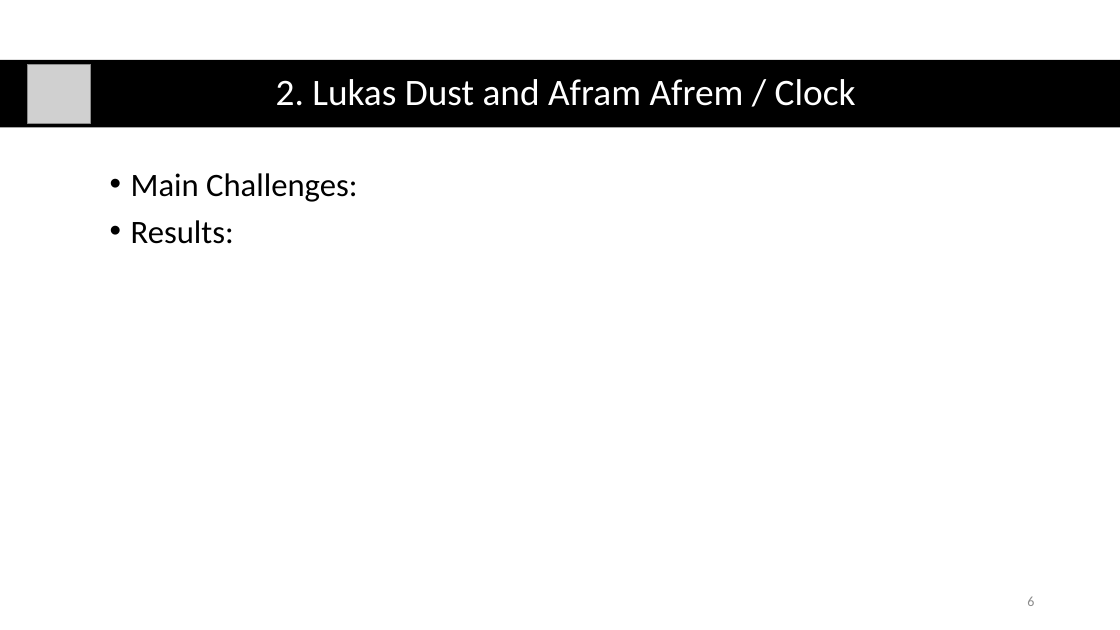
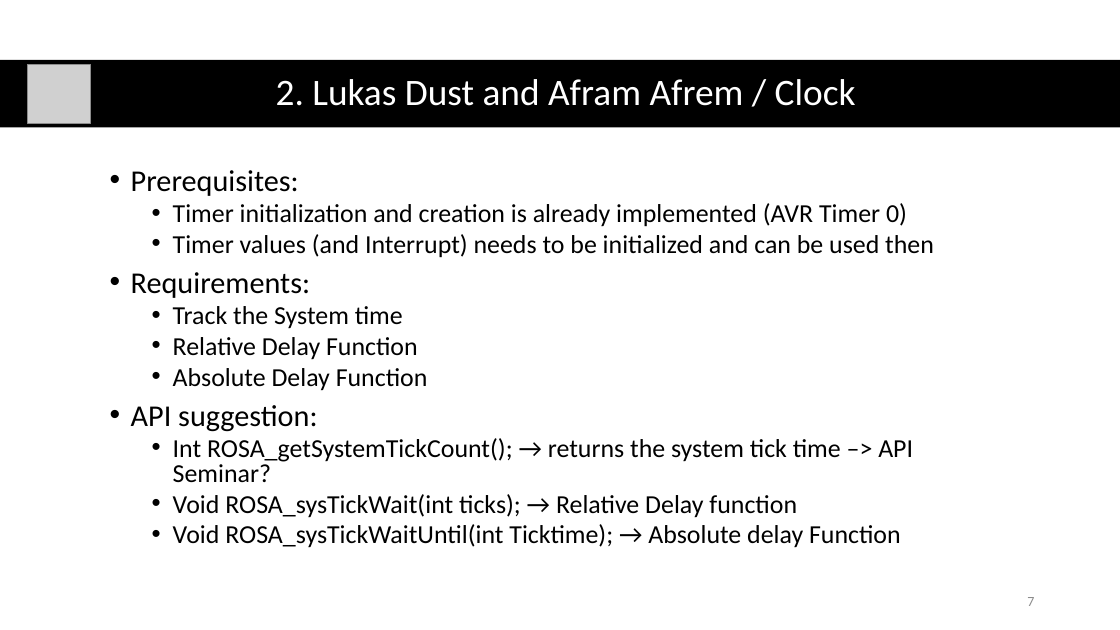
Before and after one commit to AymenNouidha/Rosa, a slide deck: slide 7 of 04_Presentations/01_Supervision_Meetings/02_Supervision_Meeting.pptx (slide 6 before the commit). Drawn at 1120x630 pixels with LibreOffice and Linux fonts; fonts in the diff are those of the drawing; grey boxes stand for pictures. Boxes give left, top, right and bottom in pixels: in the first picture for what was removed or moved away, otherwise in the second. Text is boxed around its words. In the diff, an @@ line names an element or a change of style, - is before the commit and + after.

```diff
--- a/04_Presentations/01_Supervision_Meetings/02_Supervision_Meeting.pptx
+++ b/04_Presentations/01_Supervision_Meetings/02_Supervision_Meeting.pptx
@@ text at (131,170,934,548): text changed; size 28 to 22.2 pt @@
-• Main Challenges:
-• Results:
+• Prerequisites:
+  • Timer initialization and creation is already implemented (AVR Timer 0)
+  • Timer values (and Interrupt) needs to be initialized and can be used then
+• Requirements:
+  • Track the System time
+  • Relative Delay Function
+  • Absolute Delay Function
+• API suggestion:
+  • Int ROSA_getSystemTickCount(); → returns the system tick time –> API Seminar?
+  • Void ROSA_sysTickWait(int ticks); → Relative Delay function
+  • Void ROSA_sysTickWaitUntil(int Ticktime); → Absolute delay Function
@@ page number at (1027,597,1034,606): text changed @@
-6
+7
```
Also in this commit, not shown: 6 other slides changed, 7 slides added, 19 other files.
